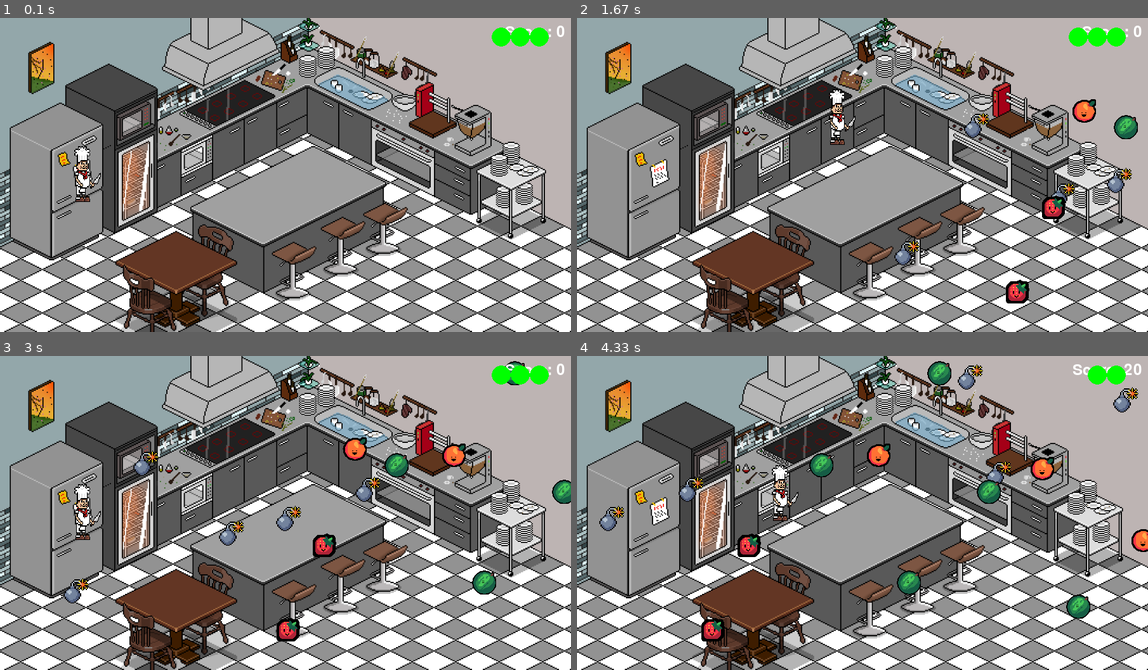
Above: before the commit, frames 1-4 (two rows, left to right).
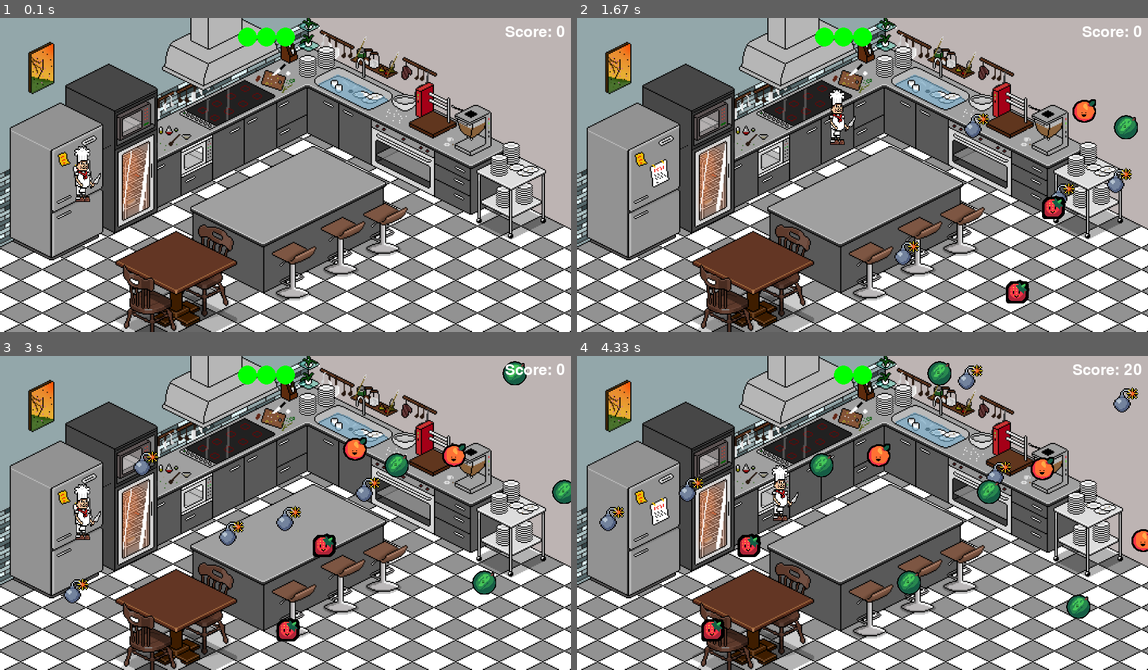
Above: after the commit, the same moments.

Repository: SkyesCodes/Pygame
Game: pygame game, started from main.py
The game is run twice, just before and just after one commit, with the same random seed, the same clock (stepped at 60 frames per second) and the same inputs.
Inputs:
- Up to frame 1 (0.1 s): no input
- Up to frame 2 (1.67 s): hold D 0.33-0.8 s; hold W 0.83-1.13 s; hold D 1.17-1.63 s
- Up to frame 3 (3 s): hold A 1.67-2.2 s; hold S 2.23-2.53 s; hold A 2.57-2.97 s
- Up to frame 4 (4.33 s): hold W 3-3.37 s; hold D 3.4-4.03 s; hold S from 4.07 s (still down)

The runs differ from the first frame. In frame 1, 0.9% of the frame differs, in the area x 41-97%, y 3-10%; in frame 2, 0.9%; in frame 3, 0.9%; in frame 4, 0.6%.

Commit message:
moved lives

Diff:
--- a/main.py
+++ b/main.py
@@ -133,12 +133,13 @@
     WIN.blit(score_text, (WIDTH - score_text.get_width() - 10, 10))
     if not chef.game_over:
         for i in range(chef.lives):
-            pygame.draw.circle(WIN, (0, 255, 0), (WIDTH - 50 - 30 * i, 30), 15)
+            pygame.draw.circle(WIN, (0, 255, 0), (int(WIDTH / 2) - 30 * i, 30), 15)
     else:
         font = pygame.font.Font(None, 74)
         game_over_text = font.render("GAME OVER", True, (255, 0, 0))
         WIN.blit(game_over_text, ((WIDTH - game_over_text.get_width()) // 2, HEIGHT // 3))
     pygame.display.update()
+
 
 def check_collision(chef, bomb, fruit):
     for fruit_instance in fruit.fruits_on_screen[:]:
